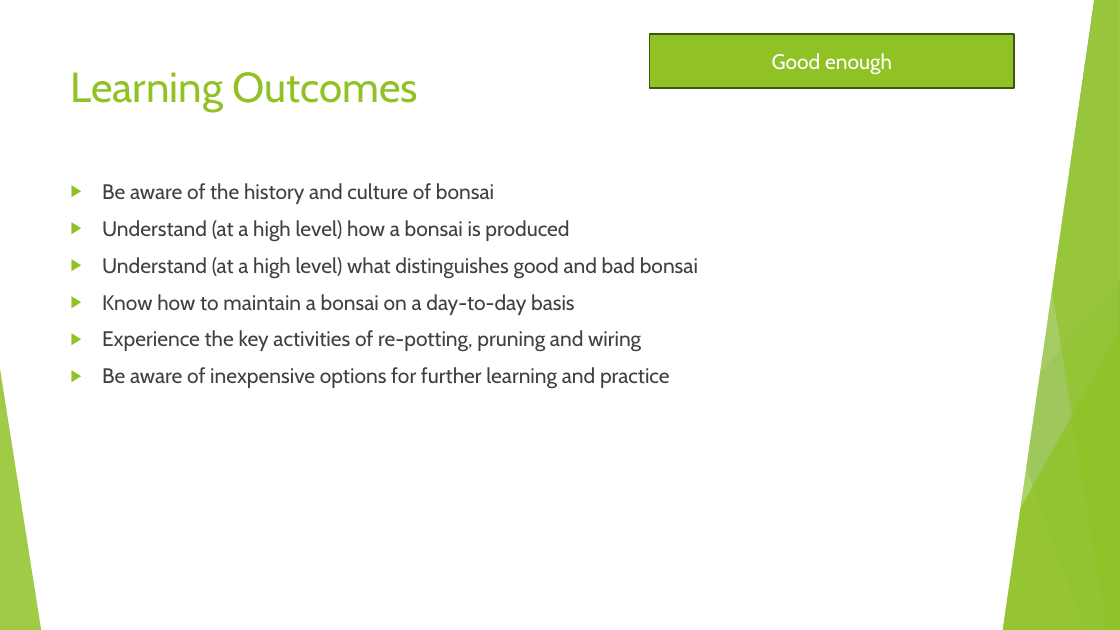
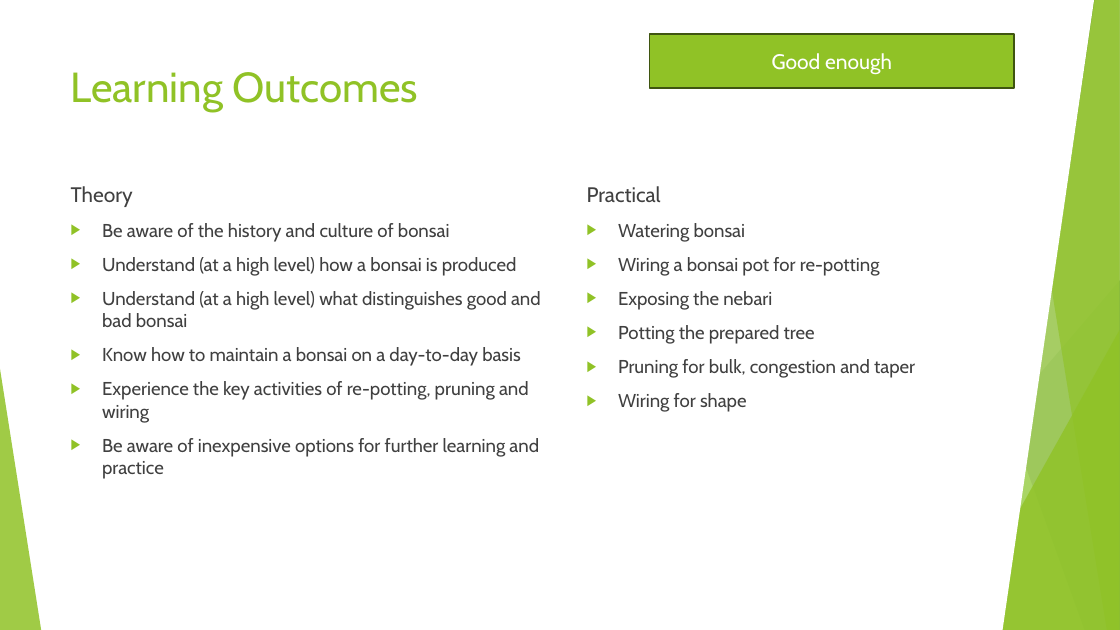
Before and after one commit to AlexLabram/Bonsai, a slide deck: slide 2 of Courseware/Bonsai On A Budget (running).pptx. Drawn at 1120x630 pixels with LibreOffice and Linux fonts; fonts in the diff are those of the drawing. Boxes give left, top, right and bottom in pixels: in the first picture for what was removed or moved away, otherwise in the second. Text is boxed around its words. In the diff, an @@ line names an element or a change of style, - is before the commit and + after.

Commit message:
Integrated changes from 3-eve and 2-day series
Needs further work to form a single compelling narrative, esp. around pruning

```diff
--- a/Courseware/Bonsai On A Budget (running).pptx
+++ b/Courseware/Bonsai On A Budget (running).pptx
@@ text at (71,186,133,207): paragraph added @@
+Theory
@@ text added at (587,186,915,412), 16 pt, text #404040 @@
+Practical
+▶ Watering bonsai
+▶ Wiring a bonsai pot for re-potting
+▶ Exposing the nebari
+▶ Potting the prepared tree
+▶ Pruning for bulk, congestion and taper
+▶ Wiring for shape
@@ text at (102,223,541,479): size 18 to 16 pt @@
```
Also in this commit, not shown: 6 other slides changed, 8 slides added, 2 slides removed.
